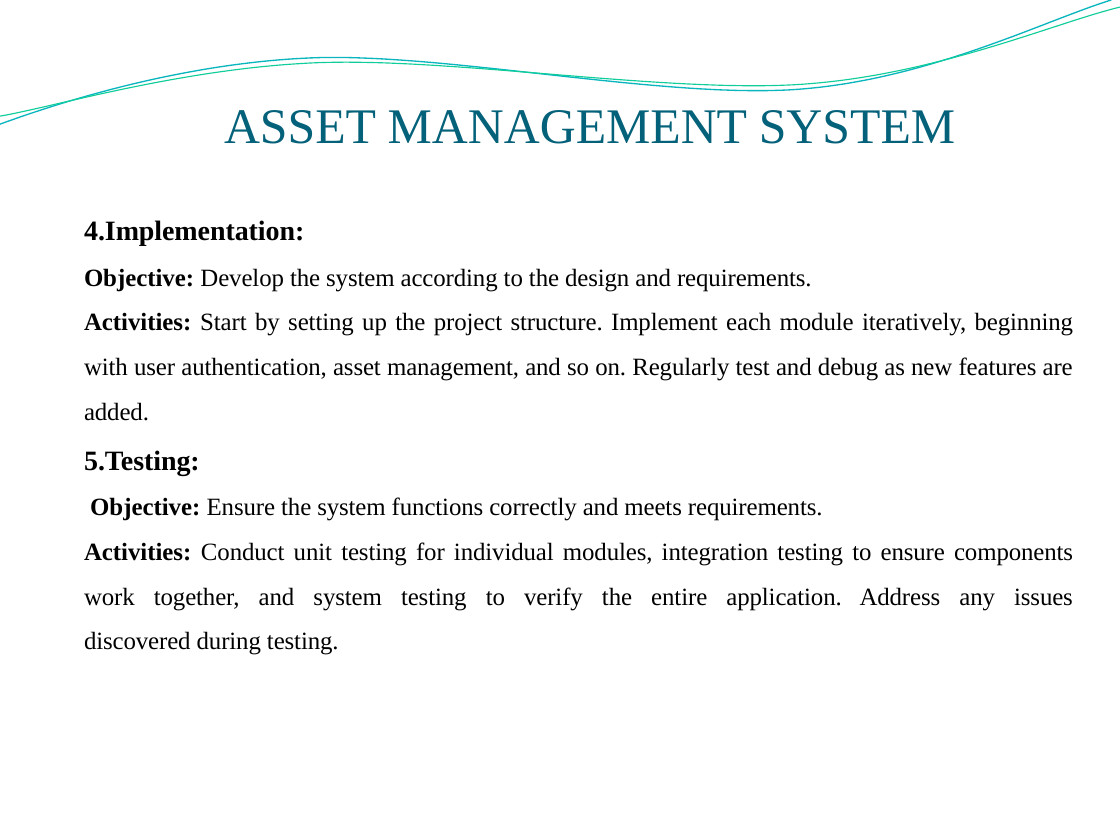
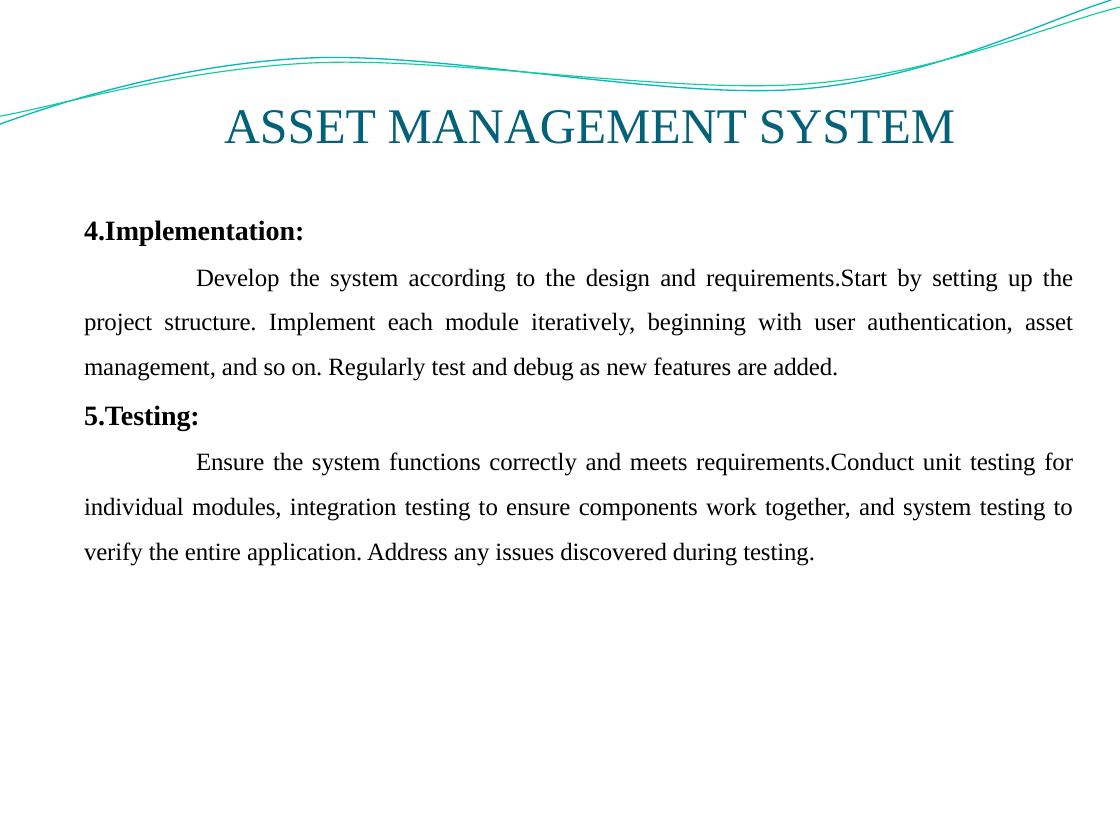
Before and after one commit to surya0811/Assetmanagement1, a slide deck: slide 16 of reports/ppt final.pptx. Drawn at 1120x840 pixels with LibreOffice and Linux fonts; fonts in the diff are those of the drawing; background and template pictures are left out. Boxes give left, top, right and bottom in pixels: in the first picture for what was removed or moved away, otherwise in the second. Text is boxed around its words. In the diff, an @@ line names an element or a change of style, - is before the commit and + after.

```diff
--- a/reports/ppt final.pptx
+++ b/reports/ppt final.pptx
@@ text at [84, 268, 1073, 381]: text changed @@
-Objective: Develop the system according to the design and requirements.
-Activities: Start by setting up the project structure. Implement each module iteratively, beginning with user authentication, asset management, and so on. Regularly test and debug as new features are added.
+Develop the system according to the design and requirements.Start by setting up the project structure. Implement each module iteratively, beginning with user authentication, asset management, and so on. Regularly test and debug as new features are added.
@@ text at [84, 452, 1073, 566]: text changed @@
-Objective: Ensure the system functions correctly and meets requirements.
-Activities: Conduct unit testing for individual modules, integration testing to ensure components work together, and system testing to verify the entire application. Address any issues discovered during testing.
+Ensure the system functions correctly and meets requirements.Conduct unit testing for individual modules, integration testing to ensure components work together, and system testing to verify the entire application. Address any issues discovered during testing.
```
Also in this commit, not shown: 4 other slides changed, 22 other files.
